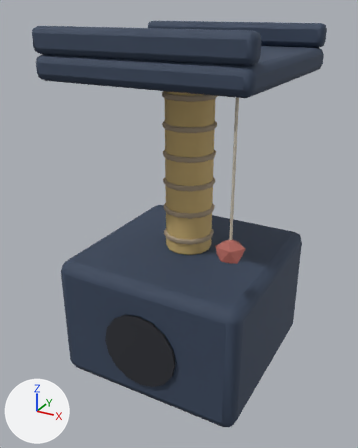
The FBX model Draho/Assets/_Draho/Art/Furniture/cat_tree.fbx, before and after one commit.
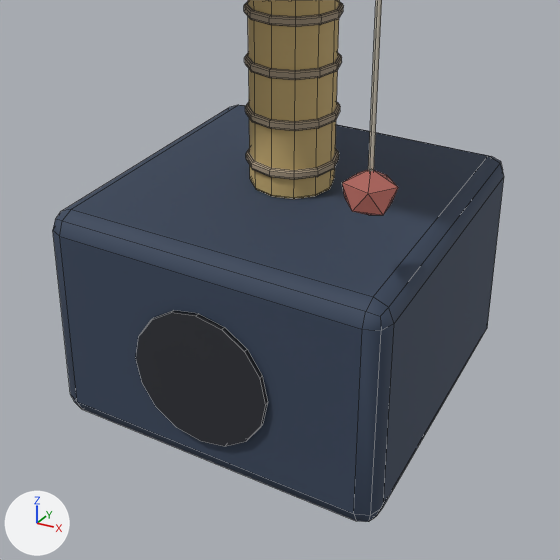
Each version appears first whole from a 50 mm lens placed at (0.504, -0.966, 0.834), pointed at (-0.012, -0.028, 0.365), and next in a close-up on the part from 9% to 93% of the width and 33% to 100% of the height. Every picture has the same lights, and +X, +Y and +Z are marked at lower left. The first two pictures are the older version. The close-ups show mesh edges as thin lines.

The first close-up shows 'cat_tree'.
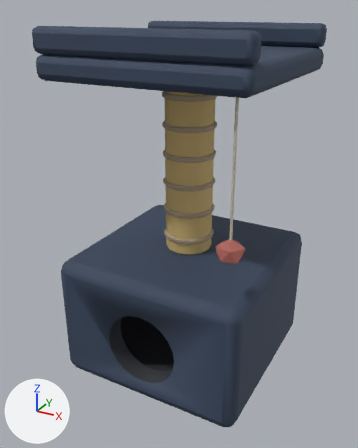
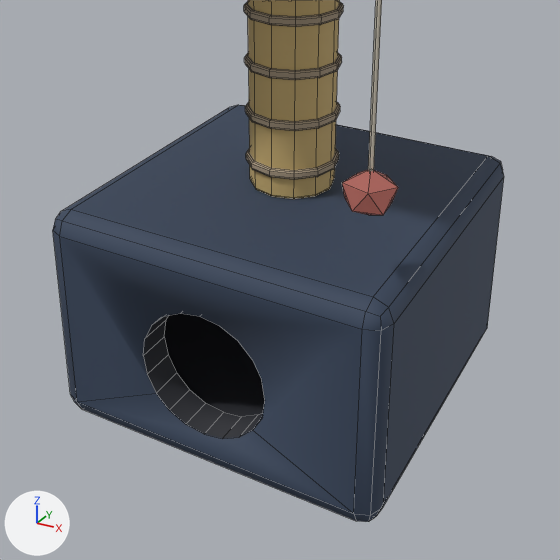
What the commit changed:
me_cat_tree is used by ob_cat_tree; location (0.0, 0.0, 0.0).
me_cat_tree had 780 vertices, 694 faces and spanned x -0.225..0.225, y -0.233..0.225, z 0.0..0.8.
me_cat_tree now has 798 vertices, 704 faces and spans x -0.225..0.225, y -0.225..0.225, z 0.0..0.8.
Part 1, on me_cat_tree:
32 vertices are removed from x -0.09..0.09, y -0.233..-0.227, z 0.05..0.23.
19 faces are deleted.
30 vertices are added at x -0.2..0.2, y -0.225..0.2, z 0.04..0.28.
20 new vertices lie (0.0, 0.045, 0.0) away from vertices in x -0.085..0.085, y -0.225, z 0.055..0.225.
29 new faces join them.

Pixel boxes (x1, y1, x2, y2) of what changed, in the close-ups (560 x 560 px):
part 1 of me_cat_tree, cut back
    both: (60, 236, 362, 514)
